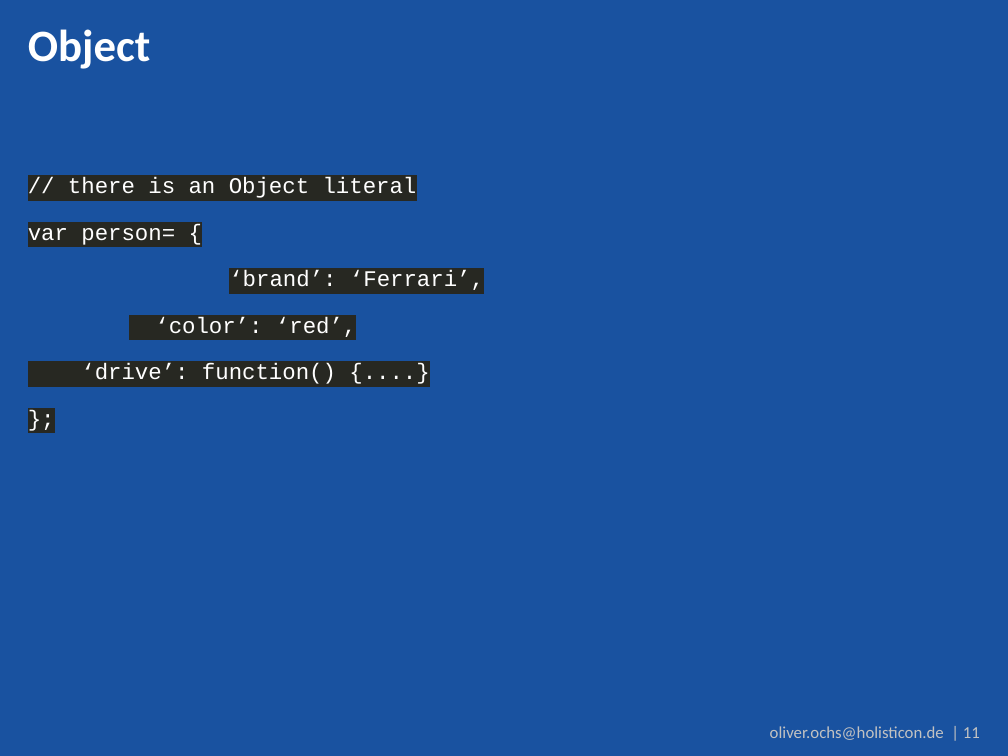
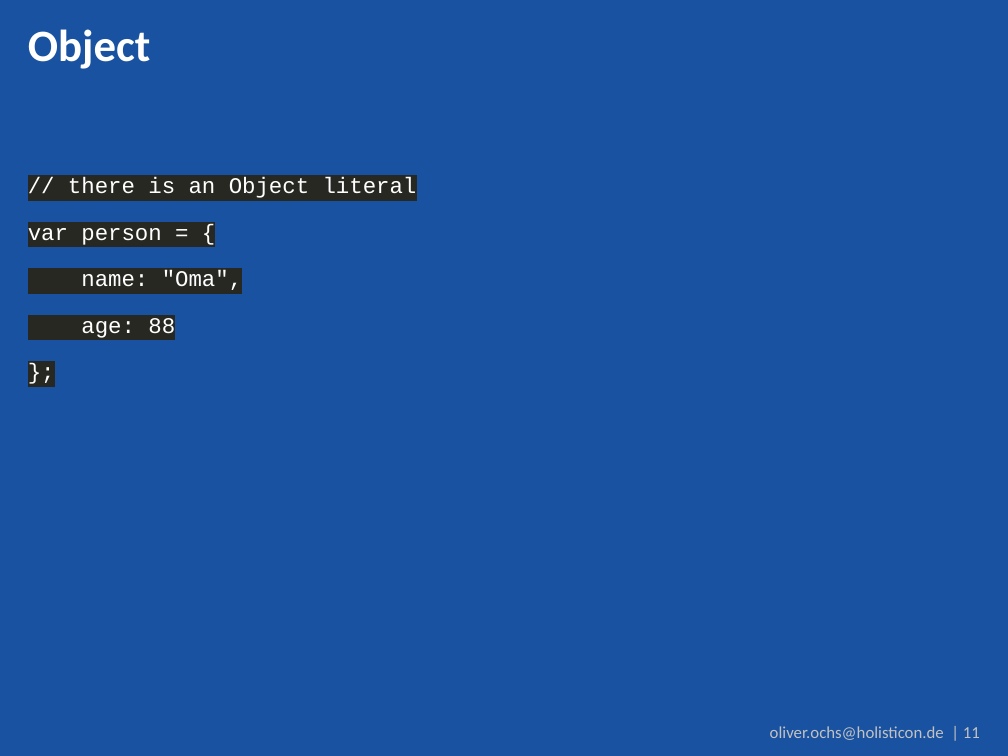
Before and after one commit to DJCordhose/serious-javascript, a slide deck: slide 11 of coding-sessions/code_talks.pptx. Drawn at 1008x756 pixels with LibreOffice and Linux fonts; fonts in the diff are those of the drawing; background and template pictures are left out. Boxes give left, top, right and bottom in pixels: in the first picture for what was removed or moved away, otherwise in the second. Text is boxed around its words. In the diff, an @@ line names an element or a change of style, - is before the commit and + after.

```diff
--- a/coding-sessions/code_talks.pptx
+++ b/coding-sessions/code_talks.pptx
@@ text at [28,228,242,338]: text changed @@
-var person= {
-‘brand’: ‘Ferrari’,
-‘color’: ‘red’,
-‘drive’: function() {....}
+var person = {
+name: "Oma",
+age: 88
```
Also in this commit, not shown: 2 other slides changed, 3 slides added, 9 slides removed.
